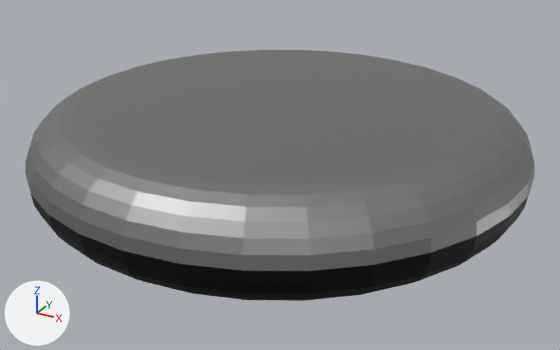
The glTF model Models/Stone/Stone.gltf as it was, and as the next commit left it.
One viewpoint serves both versions: a camera (50 mm lens) standing at (0.572, -1.04, 0.468) and looking at (0.009, -0.017, -0.044). The axes (+X, +Y, +Z) are drawn at lower left. The lights are the same throughout.

Objects in the first picture: 'Stone'.
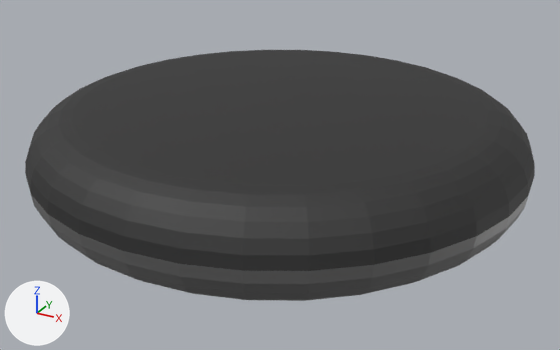
The change, as JSON lines over the scene's bpy script:
```json
{"op": "set", "path": "mat_stonedark.base_color", "old": "(0.0273, 0.0273, 0.0273)", "new": "(0.0931, 0.0931, 0.0931)", "note": "black #2e2e2e -> dark grey #565656"}
{"op": "set", "path": "mat_stonedark.roughness", "old": "0.5", "new": "0.7"}
{"op": "set", "path": "ob_stone.rotation_euler", "old": "(3.142, 0.0, 0.0)", "new": "(0.0, 0.0, 0.0)", "note": "degrees (180, 0, 0) -> degrees (0, 0, 0)"}
```

Where the change shows, as pixel boxes (x1, y1, x2, y2) in the pictures (560 x 350 px):
```json
{"object": "Stone", "change": "recoloured, surface changed, turned", "before": [25, 50, 535, 301], "after": [25, 50, 535, 301], "on screen": "grey to black"}
```
